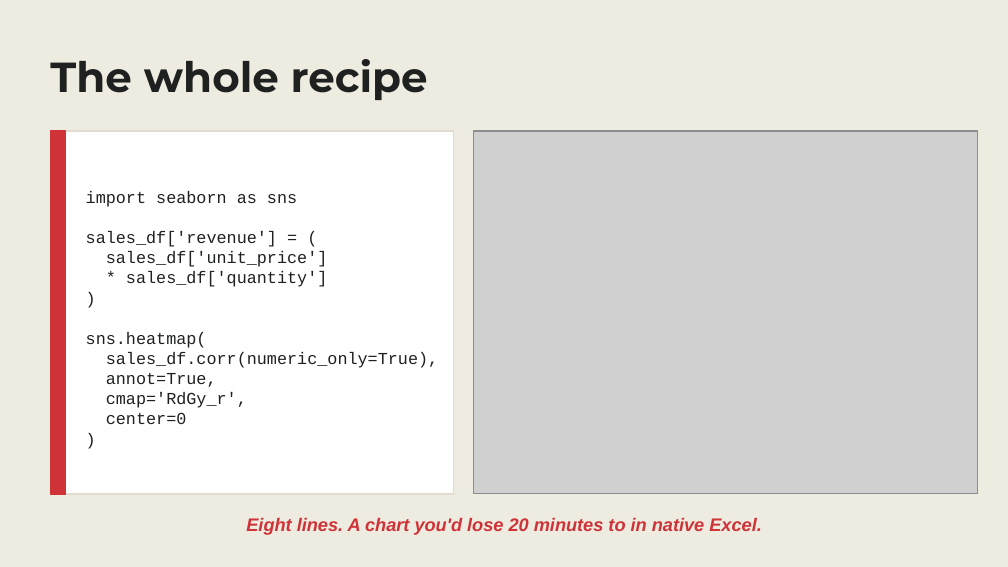
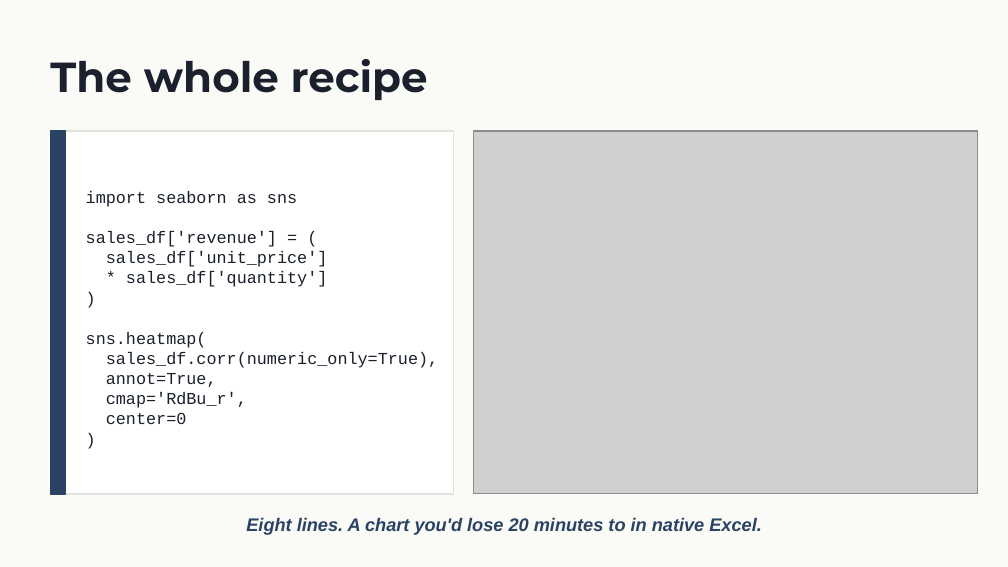
Before and after one commit to stringfestdata/python-in-excel-your-first-hour, a slide deck: slide 19 of python-in-excel-first-hour-deck.pptx. Drawn at 1008x567 pixels with LibreOffice and Linux fonts; fonts in the diff are those of the drawing; grey boxes stand for pictures. Boxes give left, top, right and bottom in pixels: in the first picture for what was removed or moved away, otherwise in the second. Text is boxed around its words. In the diff, an @@ line names an element or a change of style, - is before the commit and + after.

```diff
--- a/python-in-excel-first-hour-deck.pptx
+++ b/python-in-excel-first-hour-deck.pptx
@@ background #EEECE1 to #FAFAF7 @@
@@ text "The whole recipe" at (50, 59, 428, 100): text colour #1F2120 to #1A202C @@
@@ rectangle at (50, 131, 454, 494): outline #E0DDD0 1 pt to #E2E1DC 1 pt @@
@@ rectangle at (50, 131, 66, 494): fill #CF3338 to #2A4365; outline #CF3338 1 pt to #2A4365 1 pt @@
@@ text at (86, 191, 438, 424): text colour #1F2120 to #1A202C @@
@@ text at (106, 392, 247, 408): text changed; text colour #1F2120 to #1A202C @@
-cmap='RdGy_r',
+cmap='RdBu_r',
@@ text "Eight lines. A chart you'd ..." at (246, 517, 762, 535): text colour #CF3338 to #2A4365 @@
```
Also in this commit, not shown: 23 other slides changed, 6 other files.
